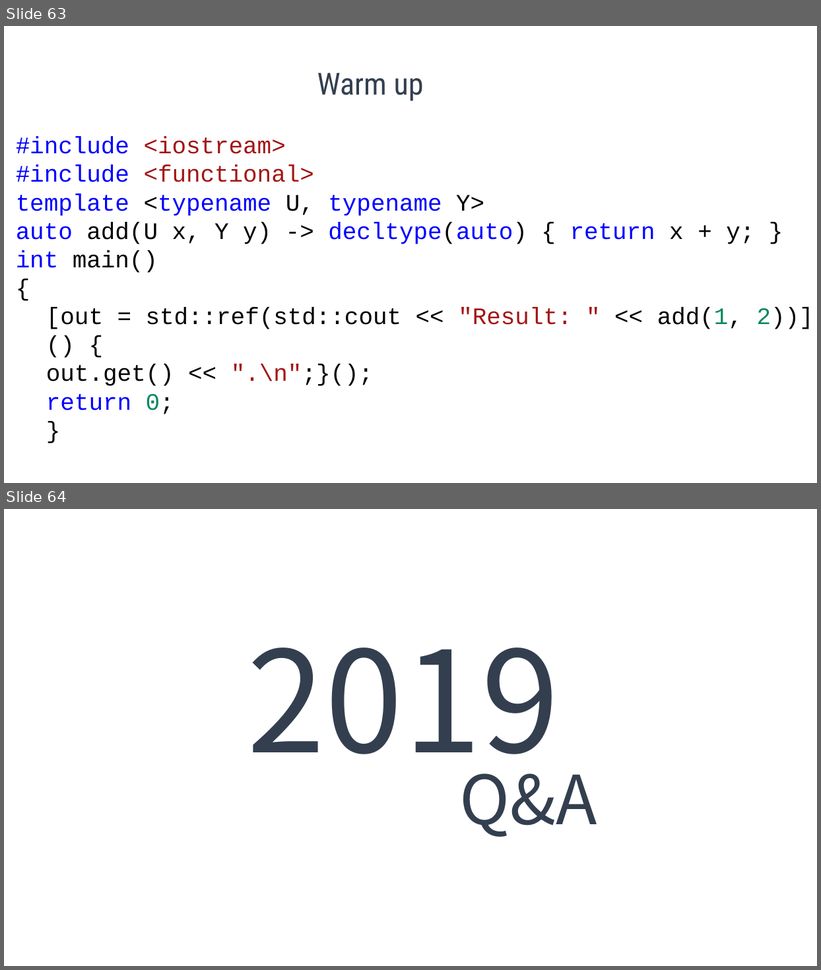
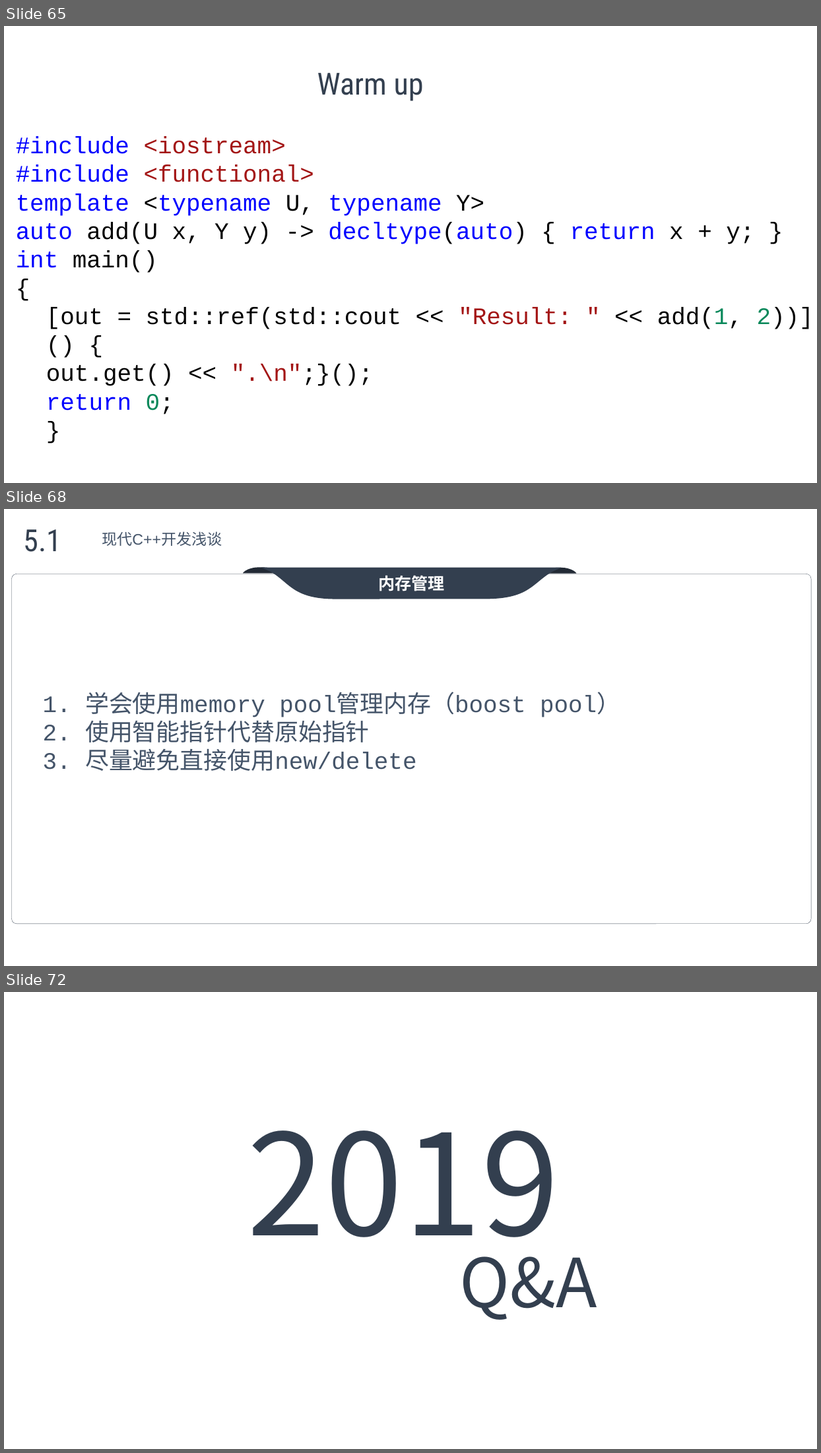
Before and after one commit to max4sharing/modern_cpp, a slide deck: C++11.pptx. Shown one above the other, each under a label of ours: slides 63 and 64 before the commit, slides 65, 68 and 72 after it; the slides between them are not shown. The pictures are 821x970 and 821x1453 pixels, drawn with LibreOffice and Linux fonts; fonts in the diff are those of the drawing; background and template pictures are left out. Boxes give left, top, right and bottom in pixels: in the first picture for what was removed or moved away, otherwise in the second. Text is boxed around its words. In the diff, an @@ line names an element or a change of style, - is before the commit and + after.

```diff
--- a/C++11.pptx
+++ b/C++11.pptx
@@ slide 68 added at box(4, 509, 817, 966), background picture (left out) @@
@@ text added at box(23, 529, 61, 552), 36 pt, text #333F4F @@
+5.1
@@ text added at box(102, 531, 222, 546), 18 pt, text #445469 @@
+现代C++开发浅谈
@@ group added at box(12, 568, 812, 923): 3 freeform shapes, 1 rounded rectangle @@
+内存管理
@@ text added at box(43, 692, 620, 771), 28 pt, text #445469 @@
+1. 学会使用memory pool管理内存（boost pool）
+2. 使用智能指针代替原始指针
+3. 尽量避免直接使用new/delete
@@ what was slide 63 is now slide 65 @@
@@ what was slide 64 is now slide 72 @@
```
Also in this commit, not shown: 7 other slides added.
